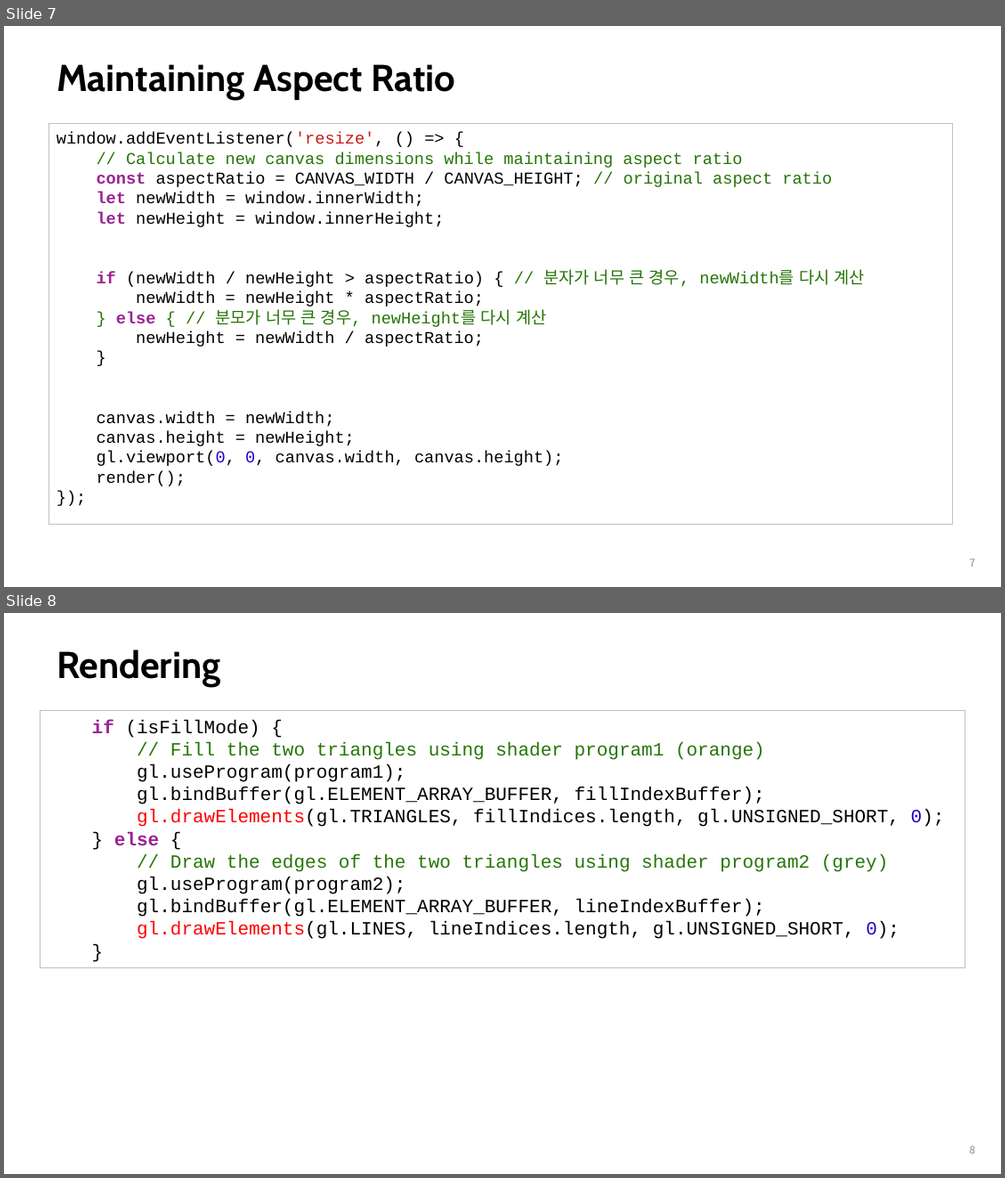
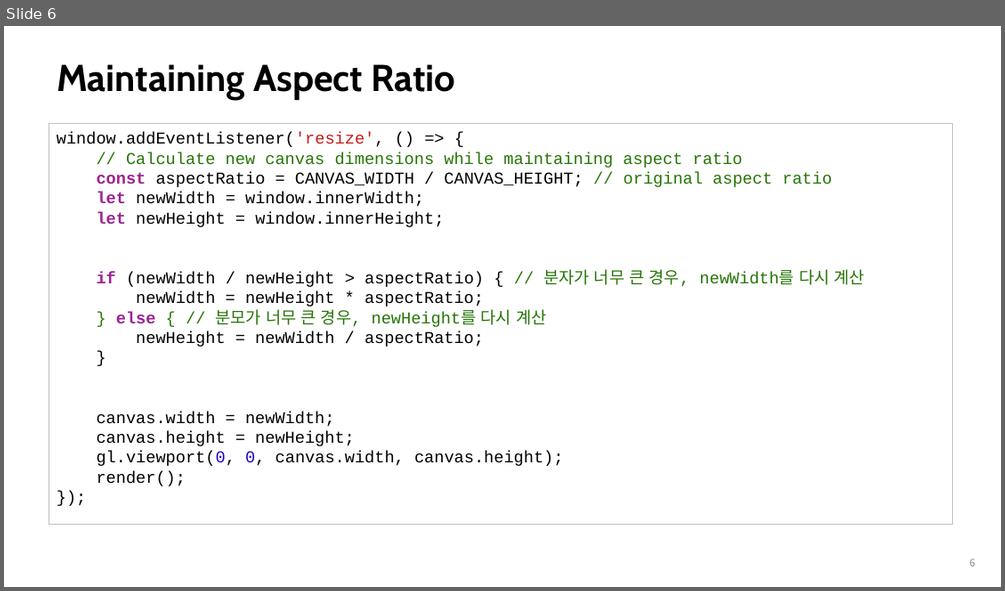
Before and after one commit to nieRmocha/-WebGLDist, a slide deck: Notes/02_2_IndexedTriangle.pptx. Shown one above the other, each under a label of ours: slides 7 and 8 before the commit, slide 6 after it. The pictures are 1005x1178 and 1005x591 pixels, drawn with LibreOffice and Linux fonts; fonts in the diff are those of the drawing. Boxes give left, top, right and bottom in pixels: in the first picture for what was removed or moved away, otherwise in the second. Text is boxed around its words. In the diff, an @@ line names an element or a change of style, - is before the commit and + after.

```diff
--- a/Notes/02_2_IndexedTriangle.pptx
+++ b/Notes/02_2_IndexedTriangle.pptx
@@ slide 8 removed at <box>4,613,1001,1174</box>, background #FFFFFF @@
@@ title removed at <box>57,649,221,687</box> @@
-Rendering
@@ rectangle removed at <box>40,711,966,967</box> @@
-if (isFillMode) {
-// Fill the two triangles using shader program1 (orange)
-gl.useProgram(program1);
-gl.bindBuffer(gl.ELEMENT_ARRAY_BUFFER, fillIndexBuffer);
-gl.drawElements(gl.TRIANGLES, fillIndices.length, gl.UNSIGNED_SHORT, 0);
-} else {
-// Draw the edges of the two triangles using shader program2 (grey)
-gl.useProgram(program2);
-gl.bindBuffer(gl.ELEMENT_ARRAY_BUFFER, lineIndexBuffer);
-gl.drawElements(gl.LINES, lineIndices.length, gl.UNSIGNED_SHORT, 0);
-}
@@ page number removed at <box>970,1145,975,1153</box> @@
-8
@@ what was slide 7 is now slide 6 @@
@@ page number at <box>970,558,975,566</box>: text changed @@
-7
+6
```
Also in this commit, not shown: 2 slides changed, 3 other files.
